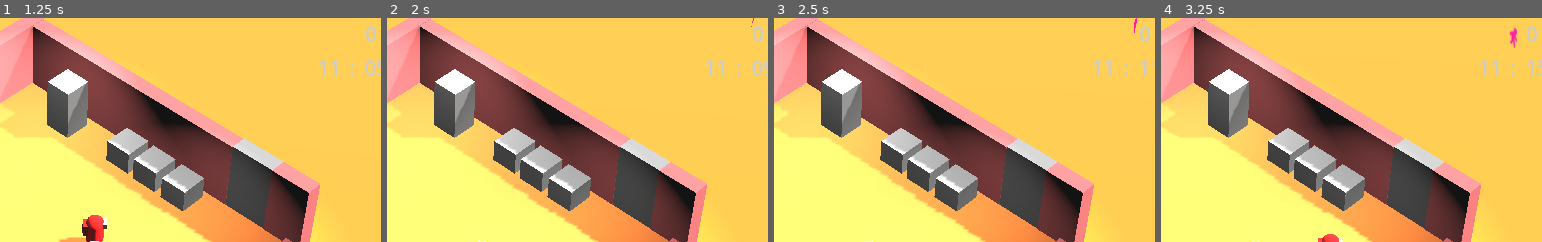
Above: before the commit, frames 1-4 (left to right).
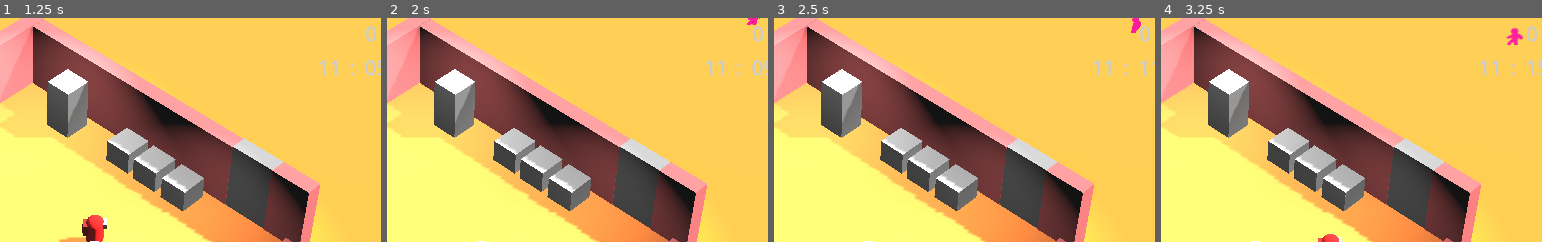
Above: after the commit, the same moments.

Repository: Kamjam/Bobaeria-Cafe
Game: Godot game, scene res://Scenes/JoeMama.tscn
Same seed, same stepped clock (60 frames per second), same inputs: the game is played once before the commit and once after it. This scene is started directly instead of the project's main scene. The engine's default icon, where the game draws it, is replaced by a stand-in: a white triangle on a blue panel in a dark square. Sound files missing from this copy of the repository are replaced by a short silence.
Inputs (mouse positions are % of the whole screen's width and height, from its top left):
- Up to frame 1 (1.25 s): move the mouse to (71, 45) at 0.52 s; hold D (right) from 0.53 s (still down); hold E (interact) from 0.53 s (still down); click (71, 45) at 0.67 s
- Up to frame 2 (2 s): move the mouse to (27, 55) at 1.27 s; release D (right) at 1.28 s; release E (interact) at 1.28 s; hold S (down) from 1.28 s (still down); tap T (toggle_tutorial_overlay) at 1.35 s
- Up to frame 3 (2.5 s): move the mouse to (58, 28) at 2.02 s; release S (down) at 2.03 s; hold D (right) from 2.03 s (still down); hold E (interact) from 2.03 s (still down)
- Up to frame 4 (3.25 s): move the mouse to (42, 70) at 2.77 s; release D (right) at 2.78 s; release E (interact) at 2.78 s; hold W (up) from 2.78 s (still down); tap T (toggle_tutorial_overlay) at 2.85 s; click (42, 70) at 2.92 s
The pictures show only the part of the screen within x 43-93%, y 0-50%; the shares and areas given below are measured in that part.

Frame 1 is identical in both runs. In frame 2, less than 0.1% of the frame differs, in the area x 94-98%, y 0-5%; in frame 3, less than 0.1%; in frame 4, 0.2%, in the area x 90-96%, y 4-14%.

Commit message:
sprite now billboards towards screen

Diff:
--- a/bobaeria-cafe/Assets/animations/npcs/customer_walk_animator.tscn
+++ b/bobaeria-cafe/Assets/animations/npcs/customer_walk_animator.tscn
@@ -474,6 +474,7 @@
 }]
 
 [node name="Customer_Walk_animator" type="AnimatedSprite3D" node_paths=PackedStringArray("_sprite")]
+billboard = 2
 sprite_frames = SubResource("SpriteFrames_c8kr7")
 animation = &"M_Walk_Right"
 speed_scale = 5.0
